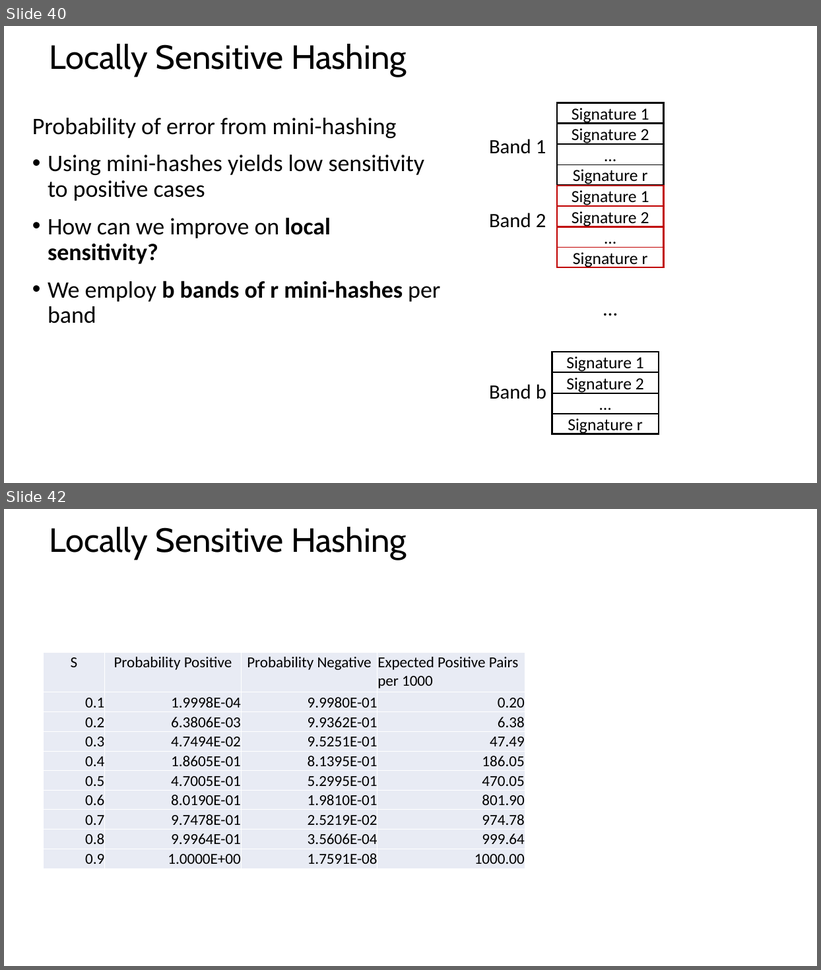
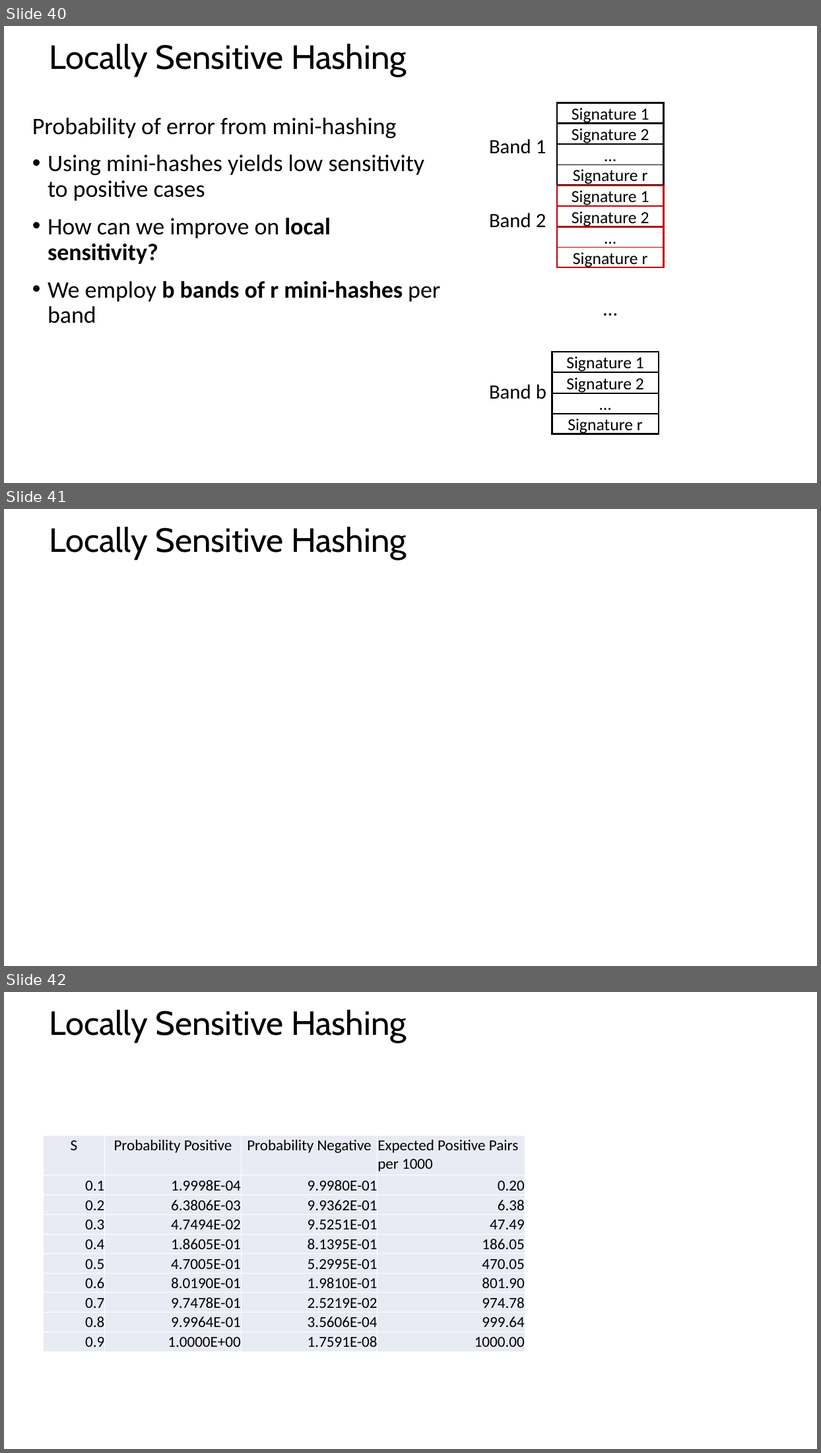
Before and after one commit to StephenElston/CSCI-E-108, a slide deck: slides/5_HighDimensionalSlimilarity_LSH.pptx. Shown one above the other, each under a label of ours: slides 40 and 42 before the commit, slides 40, 41 and 42 after it; the slides between them are not shown. The pictures are 821x970 and 821x1453 pixels, drawn with LibreOffice and Linux fonts; fonts in the diff are those of the drawing; grey boxes stand for pictures. Boxes give left, top, right and bottom in pixels: in the first picture for what was removed or moved away, otherwise in the second. Text is boxed around its words. In the diff, an @@ line names an element or a change of style, - is before the commit and + after.

```diff
--- a/slides/5_HighDimensionalSlimilarity_LSH.pptx
+++ b/slides/5_HighDimensionalSlimilarity_LSH.pptx
@@ slide 41 added at (4,509,817,966), background #FFFFFF @@
@@ title added at (49,527,407,560), 39.6 pt, text #000000 @@
+Locally Sensitive Hashing
```
Also in this commit, not shown: 9 slides changed, 1 other slide added, 2 slides removed.
